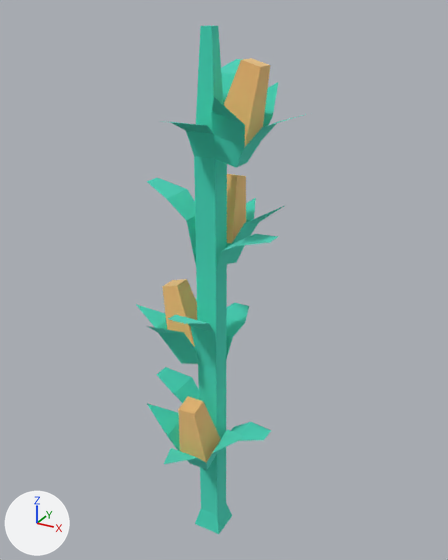
The glTF model games/pig-pens/baked/models/corn.glb as it was, and as the next commit left it.
Rendered twice from a camera (50 mm lens) standing at (0.648, -1.121, 1.232) and looking at (0.009, 0.043, 0.651). Lighting does not change. The marker at lower left points along +X, +Y and +Z. The older version comes first. Vertices at exactly the same position are counted once.

In view in the first picture: 'corn', 'corn-2', 'corn-3', 'corn-4', 'crops_cornStageD'.
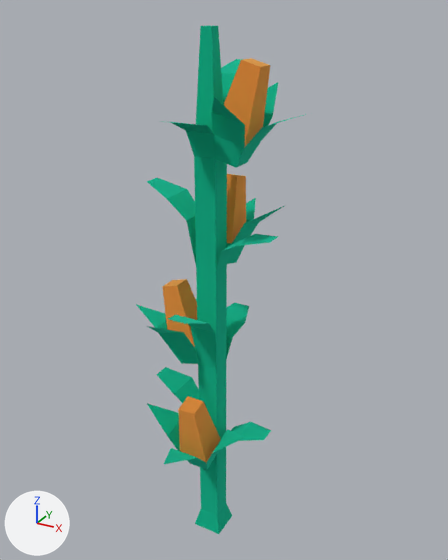
Location of each change, [x1, y1, x2, y2] in pixels of the pictures (448 x 560 px):
'crops_cornStageD', recoloured (darker): [147, 26, 279, 534] in both
'corn-4', recoloured (darker): [211, 58, 288, 167] in both
'corn', recoloured (darker): [147, 396, 245, 470] in both
'corn-2', recoloured (darker): [136, 279, 198, 364] in both
'corn-3', recoloured (darker): [227, 174, 280, 264] in both
part 2 of me_mesh_corn, recoloured: [136, 82, 288, 470] in both

What changed in the scene script:
```text
Change mat_crop:
    where n0 = _N.new('ShaderNodeBsdfPrincipled'); n0.name = 'Principled BSDF'
    remove n0.inputs[0].default_value = (0.961, 0.737, 0.392, 1.0)  # 'Base Color', beige #fbdfa8
    add n2 = _N.new('ShaderNodeVertexColor'); n2.name = 'Color Attribute'
    add _L.new(n2.outputs[0], n0.inputs[0])  # 'Color' to 'Base Color'
Add mat_grass:
    mat_grass = bpy.data.materials.new('grass')
    mat_grass.use_nodes = True; mat_grass.node_tree.nodes.clear()
    _N = mat_grass.node_tree.nodes; _L = mat_grass.node_tree.links
    n0 = _N.new('ShaderNodeBsdfPrincipled'); n0.name = 'Principled BSDF'
    n0.inputs[1].default_value = 1.0  # 'Metallic'
    n0.inputs[2].default_value = 1.0  # 'Roughness'
    n1 = _N.new('ShaderNodeOutputMaterial'); n1.name = 'Material Output'
    n2 = _N.new('ShaderNodeVertexColor'); n2.name = 'Color Attribute'
    _L.new(n0.outputs[0], n1.inputs[0])  # 'BSDF' to 'Surface'
    _L.new(n2.outputs[0], n0.inputs[0])  # 'Color' to 'Base Color'
Change me_mesh_crops_cornstaged:
    where me_mesh_crops_cornstaged.from_pydata(...)  # 76 vertices, 100 faces; spans x -0.152..0.152, y -0.152..0.152, z 0.0..1.25
    used by ob_crops_cornstaged; location = (0.0, 0.0, -0.05)
    remove me_mesh_crops_cornstaged.materials.append(mat_blade)  # cyan #73eddd
    me_mesh_crops_cornstaged part 1: vertex colours changed
    add me_mesh_crops_cornstaged.materials.append(mat_grass)
Change me_mesh_corn:
    where me_mesh_corn.from_pydata(...)  # 21 vertices, 29 faces; spans x 0.0..0.275, y 0.0..0.196, z 0.0..0.205
    used by ob_corn; parent = ob_crops_cornstaged; location = (-0.138, -0.221, 0.237)
    me_mesh_corn part 2: all 19 faces that had it switch from mat_blade (cyan #73eddd) to mat_grass
    me_mesh_corn part 3: vertex colours changed
```
